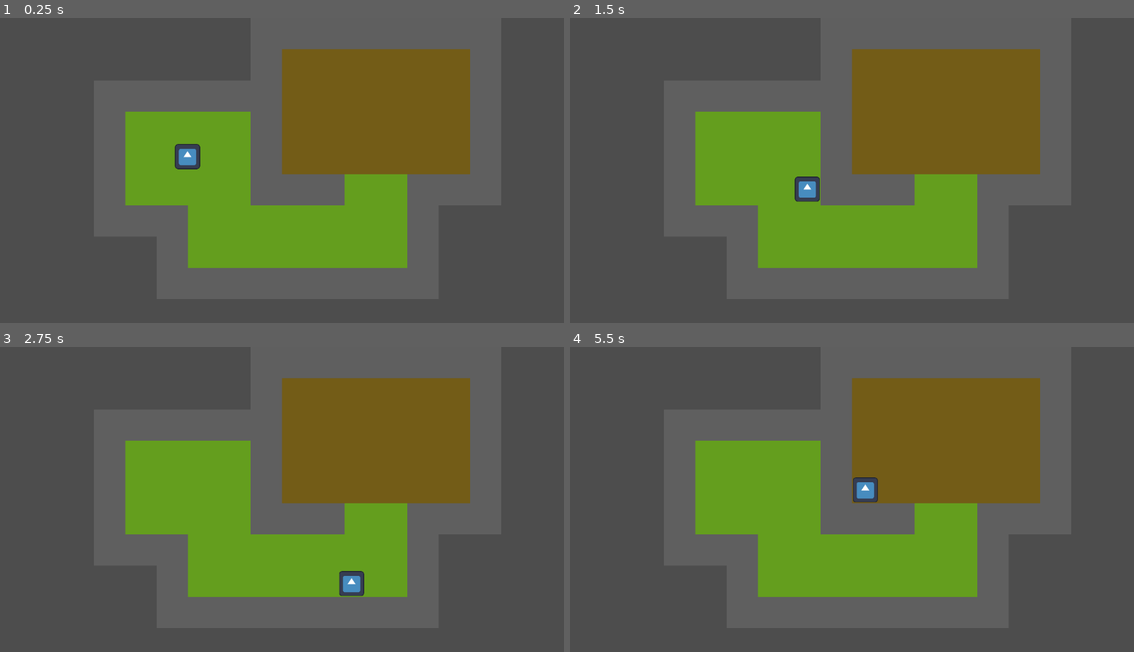
Above: before the commit, frames 1-4 (two rows, left to right).
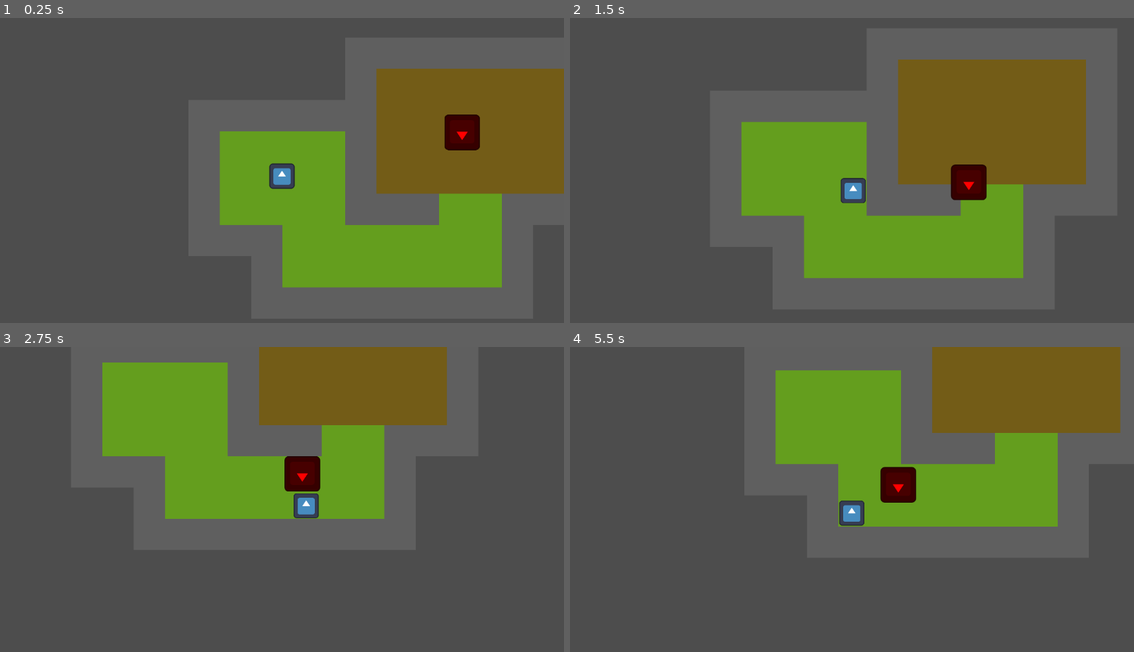
Above: after the commit, the same moments.

Repository: GreenPixel10/Cookjam
Game: Godot game, scene res://Main.tscn
Two runs of this game, one before a commit and one after it. Both use one fixed random seed, a clock stepped at 60 frames per second and the inputs below. The engine's default icon, where the game draws it, is replaced by a stand-in: a white triangle on a blue panel in a dark square.
Inputs:
- Up to frame 1 (0.25 s): no input
- Up to frame 2 (1.5 s): hold D (move_right) 0.53-1.28 s; hold S (move_down) from 1.28 s (still down)
- Up to frame 3 (2.75 s): release S (move_down) at 2.03 s; hold D (move_right) from 2.03 s (still down)
- Up to frame 4 (5.5 s): release D (move_right) at 2.78 s; hold W (move_up) 2.78-3.53 s; hold A (move_left) 3.53-5.03 s; hold S (move_down) from 5.03 s (still down)

The runs differ from the first frame. In frame 1, 35% of the frame differs, in the area x 22-100%, y 10-89%; in frame 2, 20%; in frame 3, 32%; in frame 4, 38%, in the area x 22-98%, y 0-82%.

Commit message:
nav + camera +mob

Diff:
--- a/new-game-project/Dungeon.tscn
+++ b/new-game-project/Dungeon.tscn
@@ -1,24 +1,36 @@
-[gd_scene load_steps=6 format=4 uid="uid://dkc776kn8m0qp"]
+[gd_scene load_steps=9 format=4 uid="uid://dkc776kn8m0qp"]
 
 [ext_resource type="Texture2D" uid="uid://dqn3jbq53jyuk" path="res://sprites/tiles/tiles_test.png" id="1_nulmw"]
 [ext_resource type="PackedScene" uid="uid://bxpiyjroigssq" path="res://Character.tscn" id="2_sifhu"]
+[ext_resource type="Script" uid="uid://bwodp7adgdd11" path="res://tile_manager.gd" id="2_slqep"]
+[ext_resource type="PackedScene" uid="uid://doygnbbvdhvap" path="res://Mob.tscn" id="4_gaxvh"]
 
 [sub_resource type="PhysicsMaterial" id="PhysicsMaterial_sifhu"]
+
+[sub_resource type="NavigationPolygon" id="NavigationPolygon_gaxvh"]
+vertices = PackedVector2Array(32, 32, -32, 32, -32, -32, 32, -32)
+polygons = Array[PackedInt32Array]([PackedInt32Array(0, 1, 2, 3)])
+outlines = Array[PackedVector2Array]([PackedVector2Array(-32, -32, 32, -32, 32, 32, -32, 32)])
+agent_radius = 0.0
 
 [sub_resource type="TileSetAtlasSource" id="TileSetAtlasSource_sifhu"]
 texture = ExtResource("1_nulmw")
 texture_region_size = Vector2i(64, 64)
 0:0/0 = 0
+0:0/0/navigation_layer_0/polygon = SubResource("NavigationPolygon_gaxvh")
 1:0/0 = 0
+1:0/0/navigation_layer_0/polygon = SubResource("NavigationPolygon_gaxvh")
 0:1/0 = 0
 0:1/0/physics_layer_0/polygon_0/points = PackedVector2Array(-32, -32, 32, -32, 32, 32, -32, 32)
 1:1/0 = 0
+1:1/0/navigation_layer_0/polygon = SubResource("NavigationPolygon_gaxvh")
 
 [sub_resource type="TileSet" id="TileSet_sqx0g"]
 tile_size = Vector2i(64, 64)
 physics_layer_0/collision_layer = 4
 physics_layer_0/collision_mask = 2
 physics_layer_0/physics_material = SubResource("PhysicsMaterial_sifhu")
+navigation_layer_0/layers = 1
 sources/0 = SubResource("TileSetAtlasSource_sifhu")
 
 [node name="DungeonRoot" type="Node2D"]
@@ -26,6 +38,13 @@
 [node name="TileMapLayer" type="TileMapLayer" parent="."]
 tile_map_data = PackedByteArray("AAAHAAMAAAAAAAAAAAAGAAMAAAAAAAAAAAAFAAMAAAAAAAAAAAAEAAMAAAAAAAAAAAAEAAQAAAAAAAAAAAAFAA …(1472 unchanged characters)…
 tile_set = SubResource("TileSet_sqx0g")
+script = ExtResource("2_slqep")
 
 [node name="Character" parent="." instance=ExtResource("2_sifhu")]
 position = Vector2(383, 284)
+
+[node name="Camera2D" type="Camera2D" parent="Character"]
+position_smoothing_enabled = true
+
+[node name="Mob" parent="." instance=ExtResource("4_gaxvh")]
+position = Vector2(757, 170)
--- /dev/null
+++ b/new-game-project/Mob.gd
@@ -0,0 +1,18 @@
+extends Node2D
+
+var speed = 100
+
+func _ready():
+
+
+	$Nav.set_navigation_map(SG.Tilemap.get_navigation_map()) #use the tilemap navmesh
+
+
+func _process(delta: float):
+	$Nav.set_target_position(SG.Player.global_position) #set target to player
+
+	var next_point = $Nav.get_next_path_position() #get the next point
+	#move towards it
+	var movevec = (next_point - global_position).normalized()
+	movevec *= speed * delta
+	global_position += movevec
--- /dev/null
+++ b/new-game-project/Mob.tscn
@@ -0,0 +1,15 @@
+[gd_scene load_steps=3 format=3 uid="uid://doygnbbvdhvap"]
+
+[ext_resource type="Texture2D" uid="uid://4q335xxs2p" path="res://icon.svg" id="1_584jx"]
+[ext_resource type="Script" uid="uid://cgwkfngq7ekys" path="res://Mob.gd" id="1_r6b5h"]
+
+[node name="Node2D" type="Node2D"]
+script = ExtResource("1_r6b5h")
+
+[node name="Sprite2D" type="Sprite2D" parent="."]
+modulate = Color(1, 0, 0, 1)
+scale = Vector2(0.57, 0.57)
+texture = ExtResource("1_584jx")
+flip_v = true
+
+[node name="Nav" type="NavigationAgent2D" parent="."]
--- a/new-game-project/character_controls.gd
+++ b/new-game-project/character_controls.gd
@@ -2,17 +2,14 @@
 
 var move = Vector2(0,0)
 
-var move_speed = 2
+var move_speed = 10
 
-
-
-func _input(_event):
-	pass
-
-
+func _ready():
+	SG.Player = self
 
 func _physics_process(delta: float):
-	move = Vector2(0,0)
+
+	#read key inut
 	if Input.is_action_pressed("move_left"):
 		move += (Vector2(-move_speed, 0))
 	if Input.is_action_pressed("move_right"):
@@ -22,6 +19,9 @@
 	if Input.is_action_pressed("move_down"):
 		move += (Vector2(0, +move_speed))
 
-	velocity = move * delta * 10000
-	move_and_slide()
-	#var _col : KinematicCollision2D = move_and_collide(move * delta)
+	velocity = move * delta * 500
+	move_and_slide() #apply the velocity
+
+	move *= 0.7 #slow the player down until they stop
+	if move.length() < 0.1:
+		move = Vector2(0,0) #empty vector
--- a/new-game-project/project.godot
+++ b/new-game-project/project.godot
@@ -14,6 +14,10 @@
 run/main_scene="uid://budxylqe7vgvt"
 config/features=PackedStringArray("4.5", "GL Compatibility")
 config/icon="res://icon.svg"
+
+[autoload]
+
+SG="*res://sg.gd"
 
 [input]
 
--- /dev/null
+++ b/new-game-project/sg.gd
@@ -0,0 +1,5 @@
+extends Node
+
+#GLOBAL VARS
+var Player : CharacterBody2D
+var Tilemap : TileMapLayer
--- /dev/null
+++ b/new-game-project/tile_manager.gd
@@ -0,0 +1,6 @@
+extends TileMapLayer
+
+
+
+func _ready():
+	SG.Tilemap = self
Not shown, added: new-game-project/Mob.gd.uid
Not shown, added: new-game-project/sg.gd.uid
Not shown, added: new-game-project/tile_manager.gd.uid
